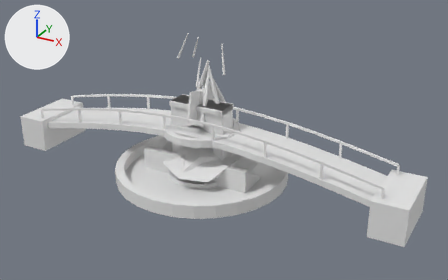
The glTF model public/models/park-props.glb, before and after one commit.
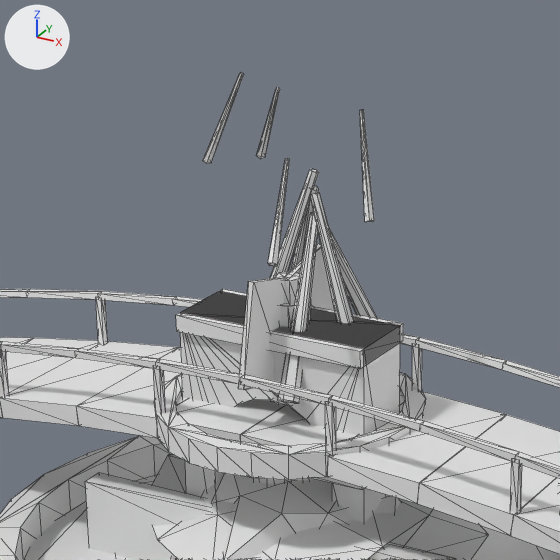
There are two pictures of each version: one whole from a 50 mm camera at (20.15, -33.49, 19.78) aimed at (1.74, -0.01, 3.04), one close up on the part from 27% to 62% of the width and 4% to 61% of the height. Arrows for +X, +Y and +Z are at upper left; the lights stay in place. The first two pictures are the older version. The close-ups show mesh edges as thin lines. Vertices at exactly the same position are counted once.

In view in the first close-up: 'arcade_bay', 'bethesda_fountain', 'bow_bridge', 'elm_trunk', 'rock_0', 'rock_1', 'stair_flight'.
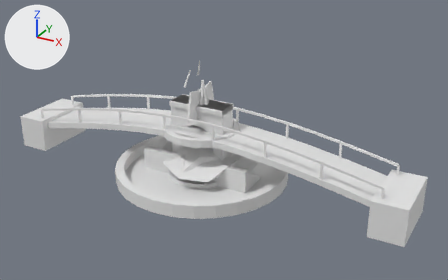
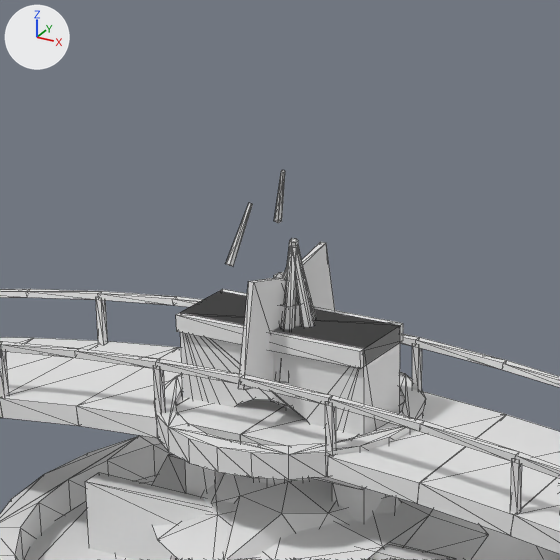
What the commit changed:
me_cone_014 is used by ob_elm_trunk; location (0.0, 0.0, 0.0).
me_cone_014 had 118 vertices, 196 faces and spanned x -1.99..1.99, y -2.29..2.29, z 0.0..9.95.
me_cone_014 now has 98 vertices, 164 faces and spans x -0.82..0.82, y -0.97..0.97, z 0.0..8.09.
me_cone_014 part 1: the loose piece of 12 vertices spanning x -1.2..0.26, y -0.02..0.77, z 4.14..8.16 is rebuilt with 12 vertices and now spans x -0.55..0.21, y -0.1..0.73, z 4.35..7.0.
me_cone_014 part 2: the loose piece of 12 vertices spanning x 0.13..1.08, y 0.59..2.29, z 4.12..7.37 is deleted.
me_cone_014 part 3: the loose piece of 10 vertices spanning x -1.92..-0.92, y 1.29..2.18, z 7.74..9.43 is deleted.
me_cone_014 part 4: the loose piece of 10 vertices spanning x 0.59..1.11, y -2.29..-0.98, z 7.26..8.87 is deleted.
me_cone_014 part 5: the loose piece of 10 vertices spanning x -1.99..-1.0, y 0.15..0.36, z 8.1..9.95 is deleted.
me_cone_014 part 6: the loose piece of 10 vertices spanning x 1.36..1.99, y -0.38..0.36, z 7.67..9.54 is deleted.
Part 7, on me_cone_014:
54 vertices are removed from x -1.1..1.55, y -1.2..1.54, z 0.0..7.83.
92 faces are deleted.
68 vertices are added at x -0.82..0.82, y -0.97..0.97, z 4.34..8.09.
112 new faces join them.
Other edits to the shape of me_cone_014 do not show in these pictures.

Location of each change, [x1, y1, x2, y2] in pixels of the close-ups (560 x 560 px; the box of a moved part takes in the faces that stretch with it):
'elm_trunk', reshaped: before [203, 73, 377, 403]; after [226, 170, 316, 410]
part 1 of me_cone_014, rebuilt: before [270, 169, 319, 278]; after [287, 238, 298, 264]
part 2 of me_cone_014, deleted: before [312, 211, 377, 318]
part 3 of me_cone_014, deleted: before [257, 87, 280, 159]
part 4 of me_cone_014, deleted: before [268, 158, 290, 267]
part 5 of me_cone_014, deleted: before [203, 73, 244, 164]
part 6 of me_cone_014, deleted: before [360, 110, 374, 222]
part 7 of me_cone_014, moved or reshaped: before [278, 186, 355, 403]; after [226, 170, 316, 383]
